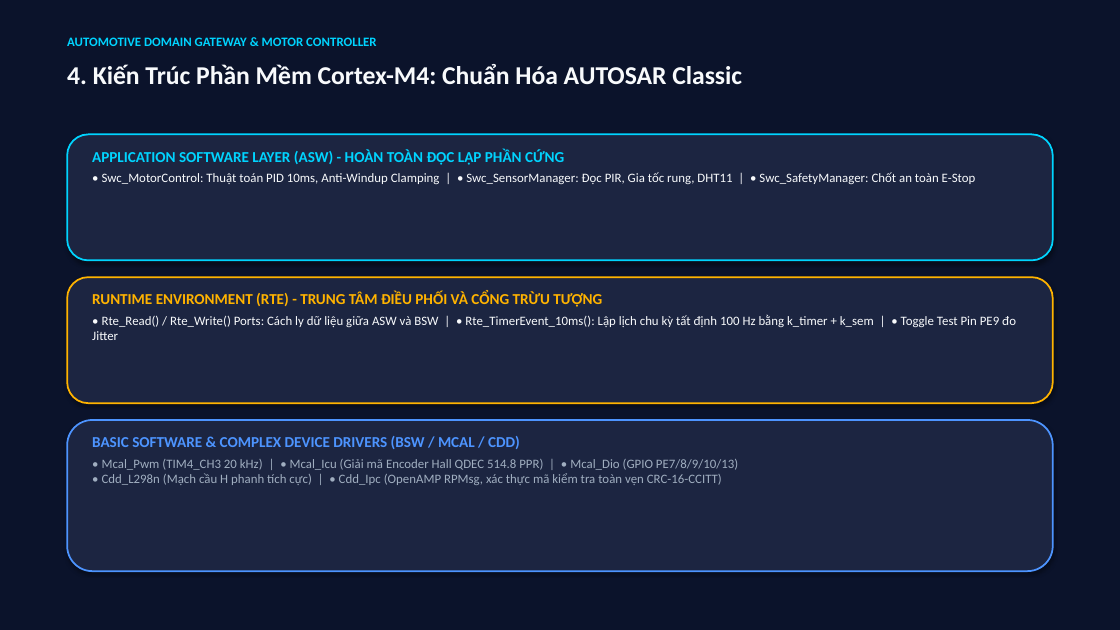
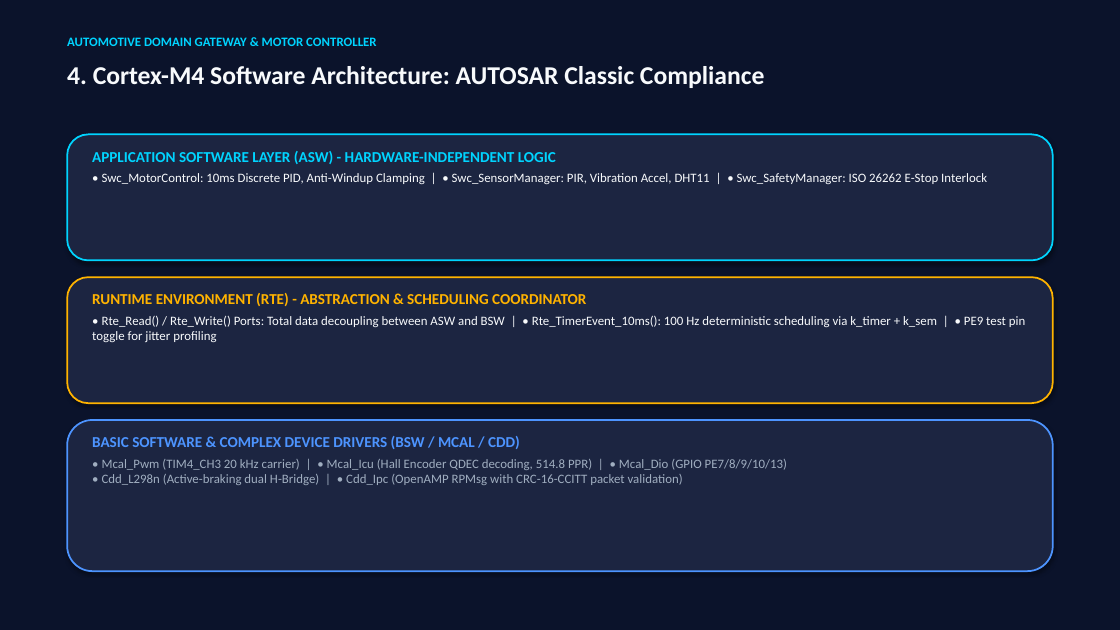
Before and after one commit to dobuuphuoc/stm32mp157d-dk1-automotive-gateway, a slide deck: slide 5 of docs/AUTOMOTIVE_DOMAIN_GATEWAY_PRESENTATION.pptx. Drawn at 1120x630 pixels with LibreOffice and Linux fonts; fonts in the diff are those of the drawing. Boxes give left, top, right and bottom in pixels: in the first picture for what was removed or moved away, otherwise in the second. Text is boxed around its words. In the diff, an @@ line names an element or a change of style, - is before the commit and + after.

```diff
--- a/docs/AUTOMOTIVE_DOMAIN_GATEWAY_PRESENTATION.pptx
+++ b/docs/AUTOMOTIVE_DOMAIN_GATEWAY_PRESENTATION.pptx
@@ text at [67,66,765,88]: text changed @@
-4. Kiến Trúc Phần Mềm Cortex-M4: Chuẩn Hóa AUTOSAR Classic
+4. Cortex-M4 Software Architecture: AUTOSAR Classic Compliance
@@ text at [92,151,987,184]: text changed @@
-APPLICATION SOFTWARE LAYER (ASW) - HOÀN TOÀN ĐỘC LẬP PHẦN CỨNG
-• Swc_MotorControl: Thuật toán PID 10ms, Anti-Windup Clamping | • Swc_SensorManager: Đọc PIR, Gia tốc rung, DHT11 | • Swc_SafetyManager: Chốt an toàn E-Stop
+APPLICATION SOFTWARE LAYER (ASW) - HARDWARE-INDEPENDENT LOGIC
+• Swc_MotorControl: 10ms Discrete PID, Anti-Windup Clamping | • Swc_SensorManager: PIR, Vibration Accel, DHT11 | • Swc_SafetyManager: ISO 26262 E-Stop Interlock
@@ text at [92,293,1025,342]: text changed @@
-RUNTIME ENVIRONMENT (RTE) - TRUNG TÂM ĐIỀU PHỐI VÀ CỔNG TRỪU TƯỢNG
-• Rte_Read() / Rte_Write() Ports: Cách ly dữ liệu giữa ASW và BSW | • Rte_TimerEvent_10ms(): Lập lịch chu kỳ tất định 100 Hz bằng k_timer + k_sem | • Toggle Test Pin PE9 đo Jitter
+RUNTIME ENVIRONMENT (RTE) - ABSTRACTION & SCHEDULING COORDINATOR
+• Rte_Read() / Rte_Write() Ports: Total data decoupling between ASW and BSW | • Rte_TimerEvent_10ms(): 100 Hz deterministic scheduling via k_timer + k_sem | • PE9 test pin toggle for jitter profiling
@@ text at [102,459,787,485]: text changed @@
-• Mcal_Pwm (TIM4_CH3 20 kHz) | • Mcal_Icu (Giải mã Encoder Hall QDEC 514.8 PPR) | • Mcal_Dio (GPIO PE7/8/9/10/13)
-• Cdd_L298n (Mạch cầu H phanh tích cực) | • Cdd_Ipc (OpenAMP RPMsg, xác thực mã kiểm tra toàn vẹn CRC-16-CCITT)
+• Mcal_Pwm (TIM4_CH3 20 kHz carrier) | • Mcal_Icu (Hall Encoder QDEC decoding, 514.8 PPR) | • Mcal_Dio (GPIO PE7/8/9/10/13)
+• Cdd_L298n (Active-braking dual H-Bridge) | • Cdd_Ipc (OpenAMP RPMsg with CRC-16-CCITT packet validation)
```
Also in this commit, not shown: 15 other slides changed, 1 slide added, 1 slide removed, 17 other files.
